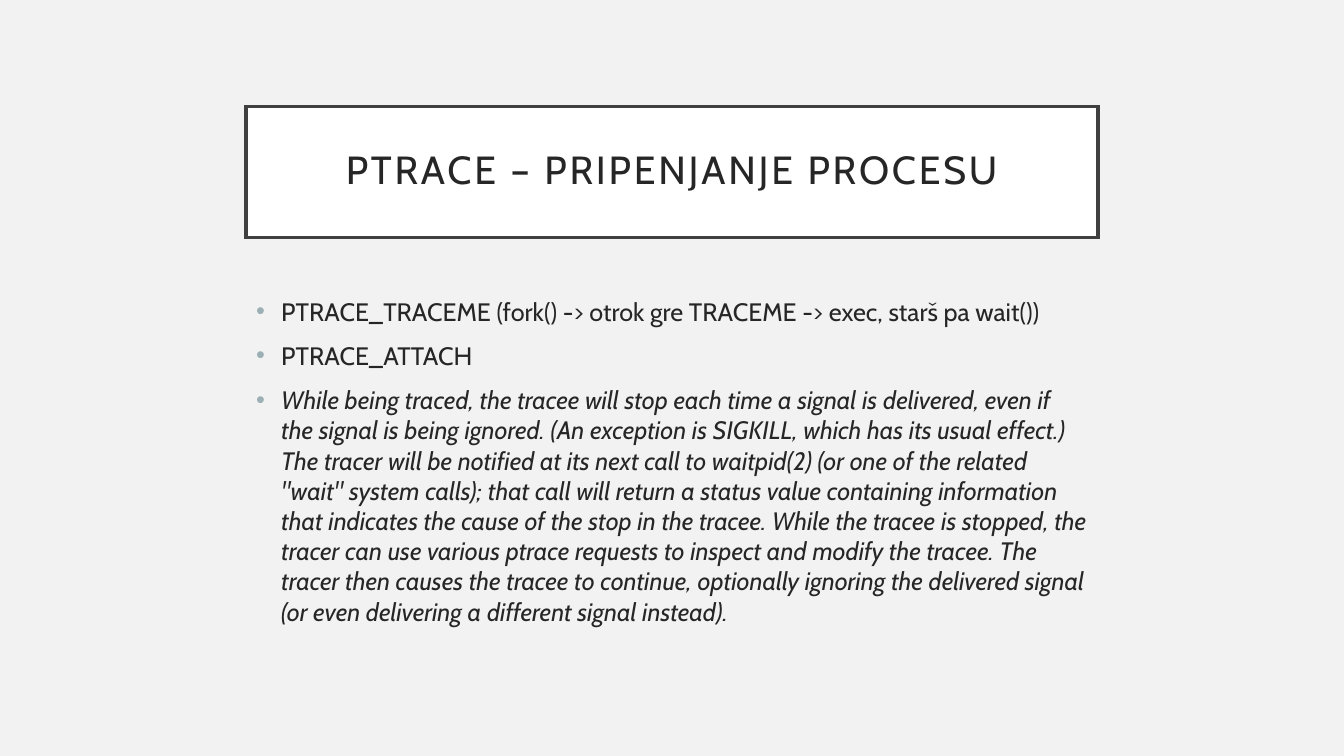
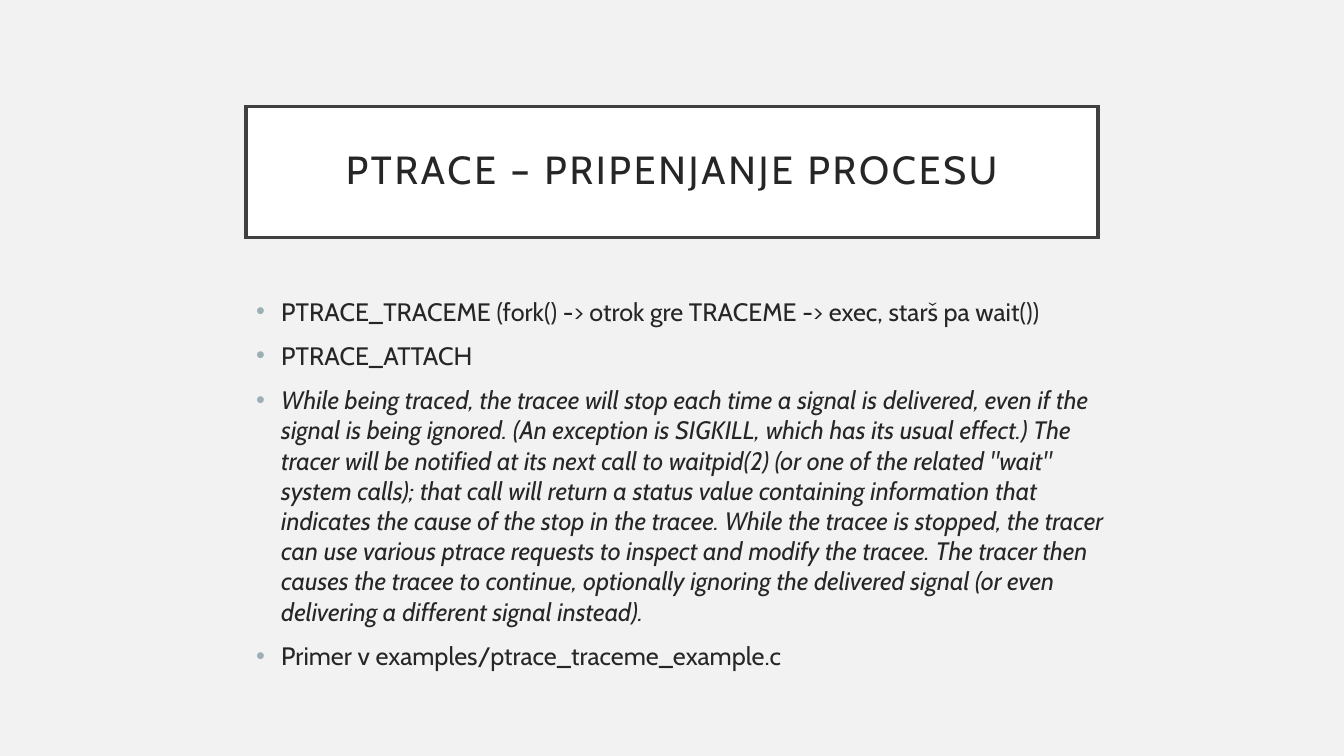
Before and after one commit to jakoberzar/razhroscevalniki, a slide deck: slide 13 of debuggers.pptx. Drawn at 1344x756 pixels with LibreOffice and Linux fonts; fonts in the diff are those of the drawing. Boxes give left, top, right and bottom in pixels: in the first picture for what was removed or moved away, otherwise in the second. Text is boxed around its words. In the diff, an @@ line names an element or a change of style, - is before the commit and + after.

```diff
--- a/debuggers.pptx
+++ b/debuggers.pptx
@@ text at (281, 646, 781, 671): paragraph added @@
+• Primer v examples/ptrace_traceme_example.c
```
Also in this commit, not shown: 5 other slides changed, 2 slides removed, 1 other file.
